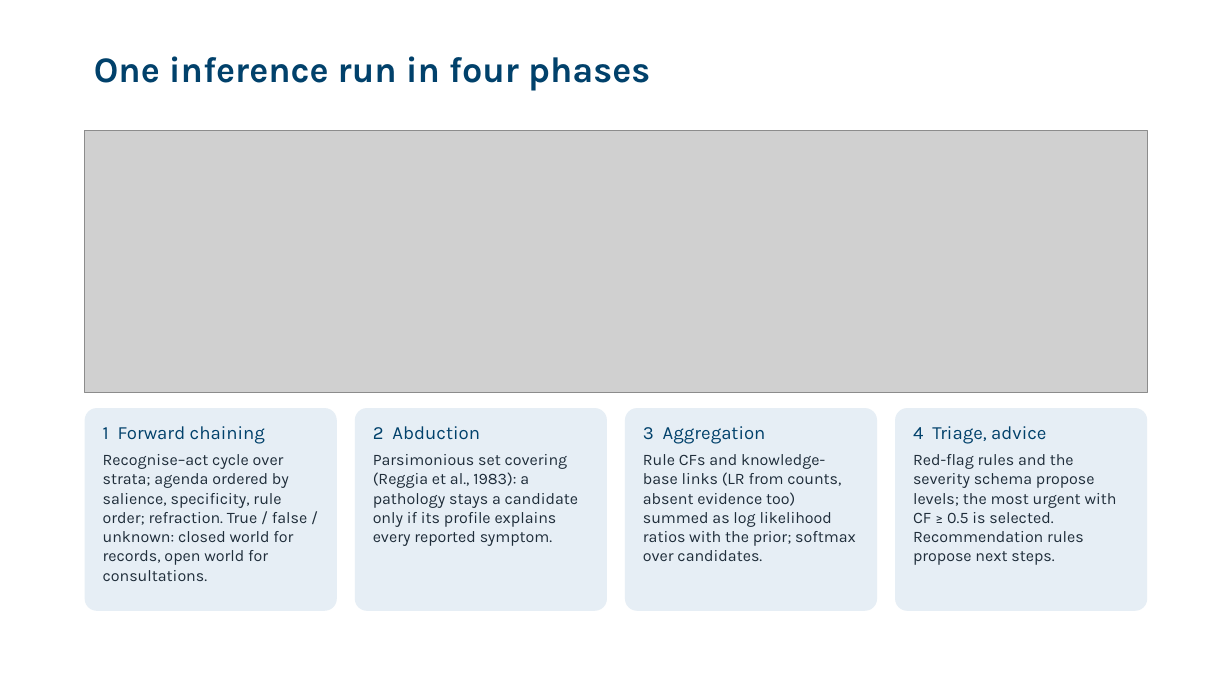
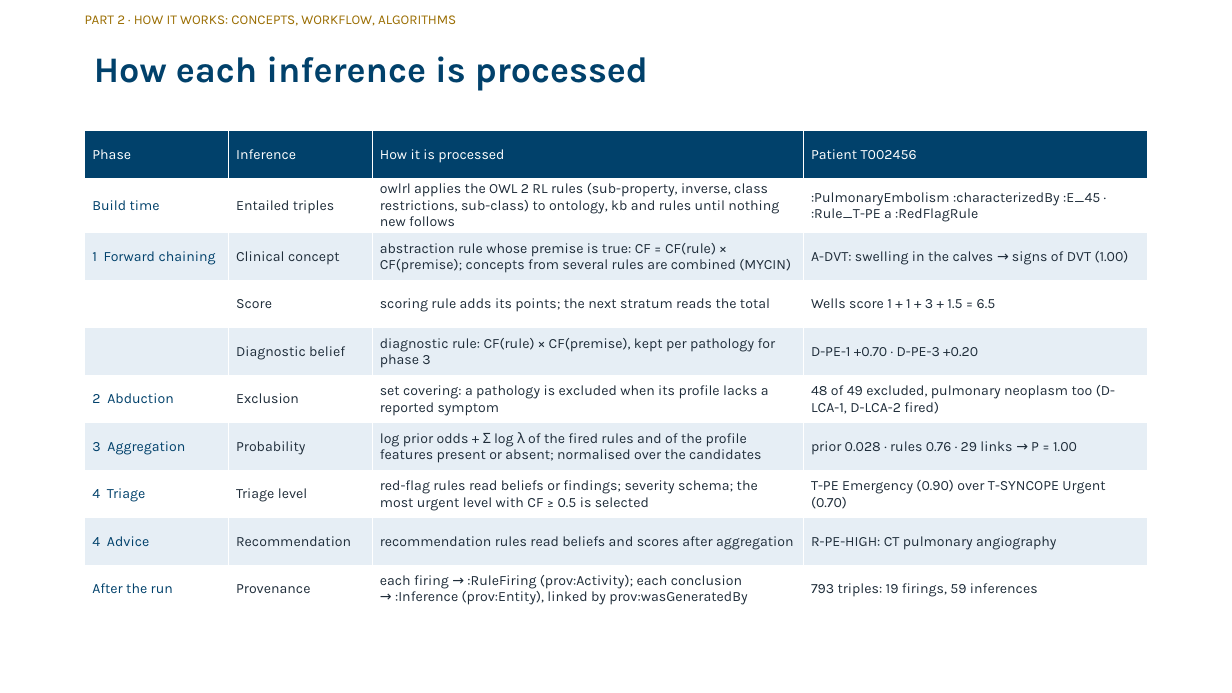
Before and after one commit to zidanarsyad/ddx-expert-system, a slide deck: slide 9 of docs/slides.pptx. Drawn at 1232x693 pixels with LibreOffice and Linux fonts; fonts in the diff are those of the drawing; grey boxes stand for pictures; background and template pictures are left out. Boxes give left, top, right and bottom in pixels: in the first picture for what was removed or moved away, otherwise in the second. Text is boxed around its words. In the diff, an @@ line names an element or a change of style, - is before the commit and + after.

```diff
--- a/docs/slides.pptx
+++ b/docs/slides.pptx
@@ text added at [85,15,456,26], 10.5 pt, text #9A6D00 @@
+PART 2 · HOW IT WORKS: CONCEPTS, WORKFLOW, ALGORITHMS
@@ title at [94,56,648,91]: text changed @@
-One inference run in four phases
+How each inference is processed
@@ picture removed at [85,131,1148,393] @@
@@ table added at [85,131,1149,609], 10 rows, 4 columns @@
+Phase | Inference | How it is processed | Patient T002456
+Build time | Entailed triples | owlrl applies the OWL 2 RL rules (sub-property, inverse, class restrictions, sub-class) to ontology, kb and rules until nothing new follows | :PulmonaryEmbolism :characterizedBy :E_45 · :Rule_T-PE a :RedFlagRule
+1 Forward chaining | Clinical concept | abstraction rule whose premise is true: CF = CF(rule) × CF(premise); concepts from several rules are combined (MYCIN) | A-DVT: swelling in the calves → signs of DVT (1.00)
+ | Score | scoring rule adds its points; the next stratum reads the total | Wells score 1 + 1 + 3 + 1.5 = 6.5
+ | Diagnostic belief | diagnostic rule: CF(rule) × CF(premise), kept per pathology for phase 3 | D-PE-1 +0.70 · D-PE-3 +0.20
+2 Abduction | Exclusion | set covering: a pathology is excluded when its profile lacks a reported symptom | 48 of 49 excluded, pulmonary neoplasm too (D-LCA-1, D-LCA-2 fired)
+3 Aggregation | Probability | log prior odds + Σ log λ of the fired rules and of the profile features present or absent; normalised over the candidates | prior 0.028 · rules 0.76 · 29 links → P = 1.00
+4 Triage | Triage level | red-flag rules read beliefs or findings; severity schema; the most urgent level with CF ≥ 0.5 is selected | T-PE Emergency (0.90) over T-SYNCOPE Urgent (0.70)
+4 Advice | Recommendation | recommendation rules read beliefs and scores after aggregation | R-PE-HIGH: CT pulmonary angiography
+After the run | Provenance | each firing → :RuleFiring (prov:Activity); each conclusion → :Inference (prov:Entity), linked by prov:wasGeneratedBy | 793 triples: 19 firings, 59 inferences
@@ rounded rectangle removed at [85,409,337,611] @@
@@ rounded rectangle removed at [355,409,607,611] @@
@@ rounded rectangle removed at [625,409,877,611] @@
@@ rounded rectangle removed at [896,409,1148,611] @@
@@ text removed at [103,426,307,581] @@
-1 Forward chaining
-Recognise–act cycle over strata; agenda ordered by salience, specificity, rule order; refraction. True / false / unknown: closed world for records, open world for consultations.
@@ text removed at [373,426,579,546] @@
-2 Abduction
-Parsimonious set covering (Reggia et al., 1983): a pathology stays a candidate only if its profile explains every reported symptom.
@@ text removed at [643,426,856,561] @@
-3 Aggregation
-Rule CFs and knowledge-base links (LR from counts, absent evidence too) summed as log likelihood ratios with the prior; softmax over candidates.
@@ text removed at [913,426,1117,565] @@
-4 Triage, advice
-Red-flag rules and the severity schema propose levels; the most urgent with CF ≥ 0.5 is selected. Recommendation rules propose next steps.
```
Also in this commit, not shown: 22 other slides changed, 2 other files.
